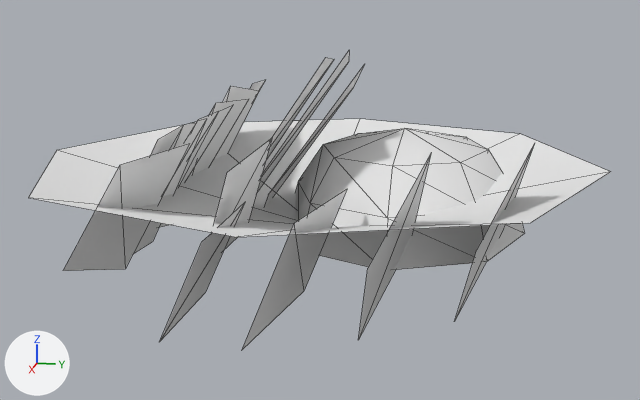
The glTF model public/3d/item/model__item__shop.ofs_5546_0/5546u_fri02_hs.gltf, before and after one commit.
Both versions are drawn from a 50 mm camera at (1.341, 0.273, 0.416) aimed at (0.009, 0.006, 0.083). The lights are fixed; the arrows at lower left show +X, +Y and +Z. The picture after the commit comes second. Mesh edges are drawn as thin lines.

In view in the first picture: '5546u_fri02_hs'.
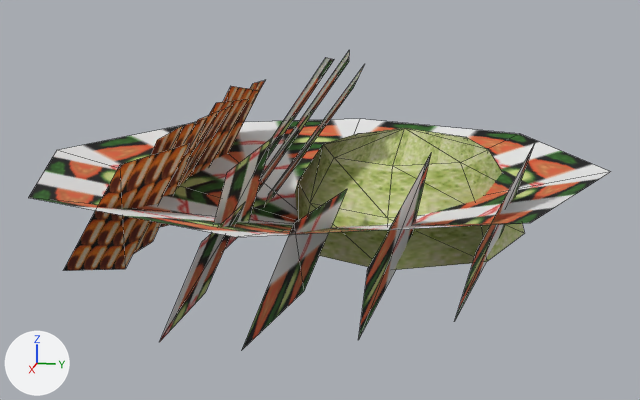
Location of each change, [x1, y1, x2, y2] in pixels of the pictures (640 x 400 px):
'5546u_fri02_hs', surface changed (darker)
    both: [28, 51, 601, 350]

Edits to the bpy script that builds the scene:
```text
Add img_ucc_fri05:
    img_ucc_fri05 = load_image('ucc_fri05', '_unpacked/ucc_fri05', 32, 32, 'sRGB')
Add img_ucc_fri01:
    img_ucc_fri01 = load_image('ucc_fri01', '_unpacked/ucc_fri01', 16, 32, 'sRGB')
Add img_ucc_fri02:
    img_ucc_fri02 = load_image('ucc_fri02', '_unpacked/ucc_fri02', 16, 32, 'sRGB')
Change mat_ucc_fri02:
    where n0 = _N.new('ShaderNodeBsdfPrincipled'); n0.name = 'Principled BSDF'
    remove n0.inputs[0].default_value = (0.804, 0.804, 0.804, 1.0)  # 'Base Color', white #e8e8e8
    add n2 = _N.new('ShaderNodeMix'); n2.name = 'Mix'
    add n2.data_type = 'RGBA'
    add n2.blend_type = 'MULTIPLY'
    add n2.inputs[0].default_value = 1.0  # 'Factor'
    add n2.inputs[7].default_value = (0.804, 0.804, 0.804, 1.0)  # 'B', white #e8e8e8
    add n3 = _N.new('ShaderNodeTexImage'); n3.name = 'Image Texture'
    add n3.image = img_ucc_fri02
    add _L.new(n2.outputs[2], n0.inputs[0])  # 'Result' to 'Base Color'
    add _L.new(n3.outputs[0], n2.inputs[6])  # 'Color' to 'A'
Change mat_ucc_fri01:
    where n0 = _N.new('ShaderNodeBsdfPrincipled'); n0.name = 'Principled BSDF'
    remove n0.inputs[0].default_value = (0.804, 0.804, 0.804, 1.0)  # 'Base Color', white #e8e8e8
    add n2 = _N.new('ShaderNodeMix'); n2.name = 'Mix'
    add n2.data_type = 'RGBA'
    add n2.blend_type = 'MULTIPLY'
    add n2.inputs[0].default_value = 1.0  # 'Factor'
    add n2.inputs[7].default_value = (0.804, 0.804, 0.804, 1.0)  # 'B', white #e8e8e8
    add n3 = _N.new('ShaderNodeTexImage'); n3.name = 'Image Texture'
    add n3.image = img_ucc_fri01
    add _L.new(n2.outputs[2], n0.inputs[0])  # 'Result' to 'Base Color'
    add _L.new(n3.outputs[0], n2.inputs[6])  # 'Color' to 'A'
Change mat_ucc_fri05:
    where n0 = _N.new('ShaderNodeBsdfPrincipled'); n0.name = 'Principled BSDF'
    remove n0.inputs[0].default_value = (0.804, 0.804, 0.804, 1.0)  # 'Base Color', white #e8e8e8
    add n2 = _N.new('ShaderNodeMix'); n2.name = 'Mix'
    add n2.data_type = 'RGBA'
    add n2.blend_type = 'MULTIPLY'
    add n2.inputs[0].default_value = 1.0  # 'Factor'
    add n2.inputs[7].default_value = (0.804, 0.804, 0.804, 1.0)  # 'B', white #e8e8e8
    add n3 = _N.new('ShaderNodeTexImage'); n3.name = 'Image Texture'
    add n3.image = img_ucc_fri05
    add _L.new(n2.outputs[2], n0.inputs[0])  # 'Result' to 'Base Color'
    add _L.new(n3.outputs[0], n2.inputs[6])  # 'Color' to 'A'
```
